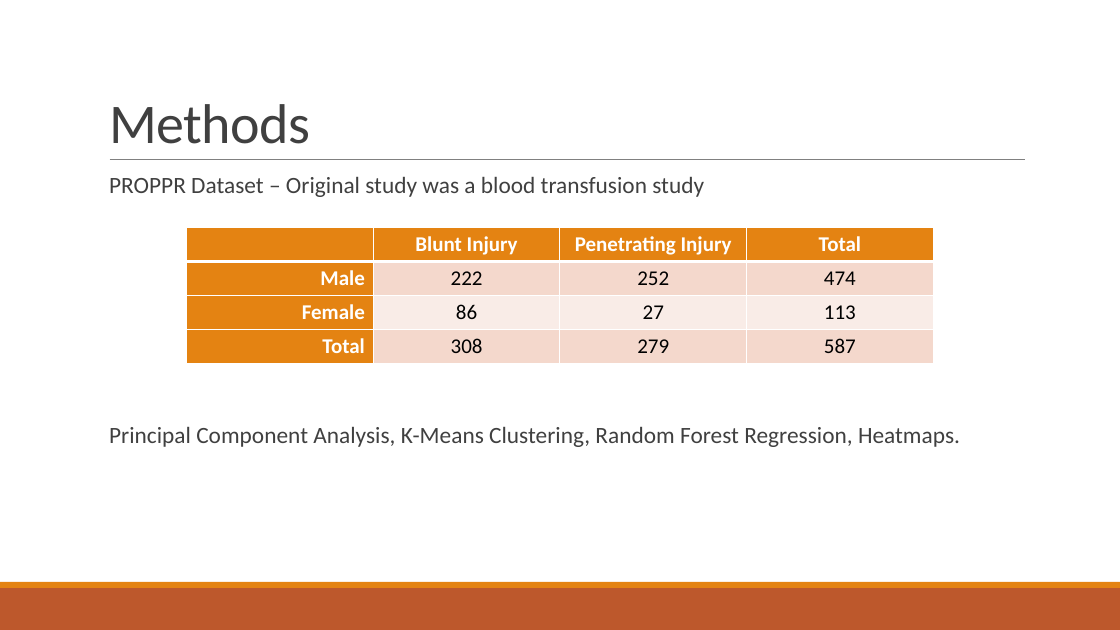
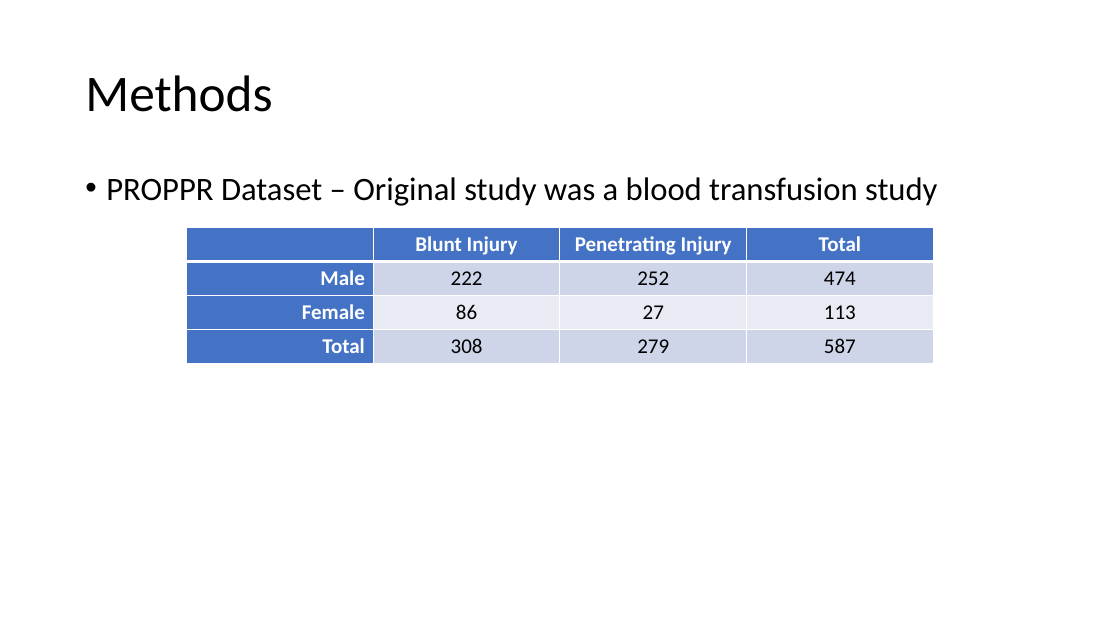
Before and after one commit to tliu-2/PROPPR, a slide deck: slide 4 of Presentation.pptx. Drawn at 1120x630 pixels with LibreOffice and Linux fonts; fonts in the diff are those of the drawing. Boxes give left, top, right and bottom in pixels: in the first picture for what was removed or moved away, otherwise in the second. Text is boxed around its words. In the diff, an @@ line names an element or a change of style, - is before the commit and + after.

```diff
--- a/Presentation.pptx
+++ b/Presentation.pptx
@@ title "Methods": place and size @@
-title "Methods" at (109,104,310,144)
+title "Methods" at (85,75,272,112)
@@ title "Methods" at (85,75,272,112): size 48 to 44 pt, text colour #404040 to #000000, letter spacing -0.5 to 0 pt; line spacing 0.85 to 0.9; vertical alignment bottom to middle @@
@@ text "PROPPR Dataset – Original study ..." at (106,177,937,206): size 20 to 28 pt, text colour #404040 to #000000; bullet   to •; less space between paragraphs @@
@@ line removed from (110, 160) to (1026, 160) @@
@@ table at (187,227,933,363) @@
@@ fill #E48312 to #4472C4 in 7 cells @@
@@ fill #F5D9CC to #CFD5EA in 6 cells @@
@@ fill #FAEDE7 to #E9EBF5 in 3 cells @@
@@ text at (109,427,960,447): paragraph removed @@
-  Principal Component Analysis, K-Means Clustering, Random Forest Regression, Heatmaps.
@@ rectangle removed at (0,588,1120,630) @@
@@ rectangle removed at (0,582,1120,588) @@
```
Also in this commit, not shown: 4 other slides changed, 6 slides added, 6 slides removed, 51 other files.
